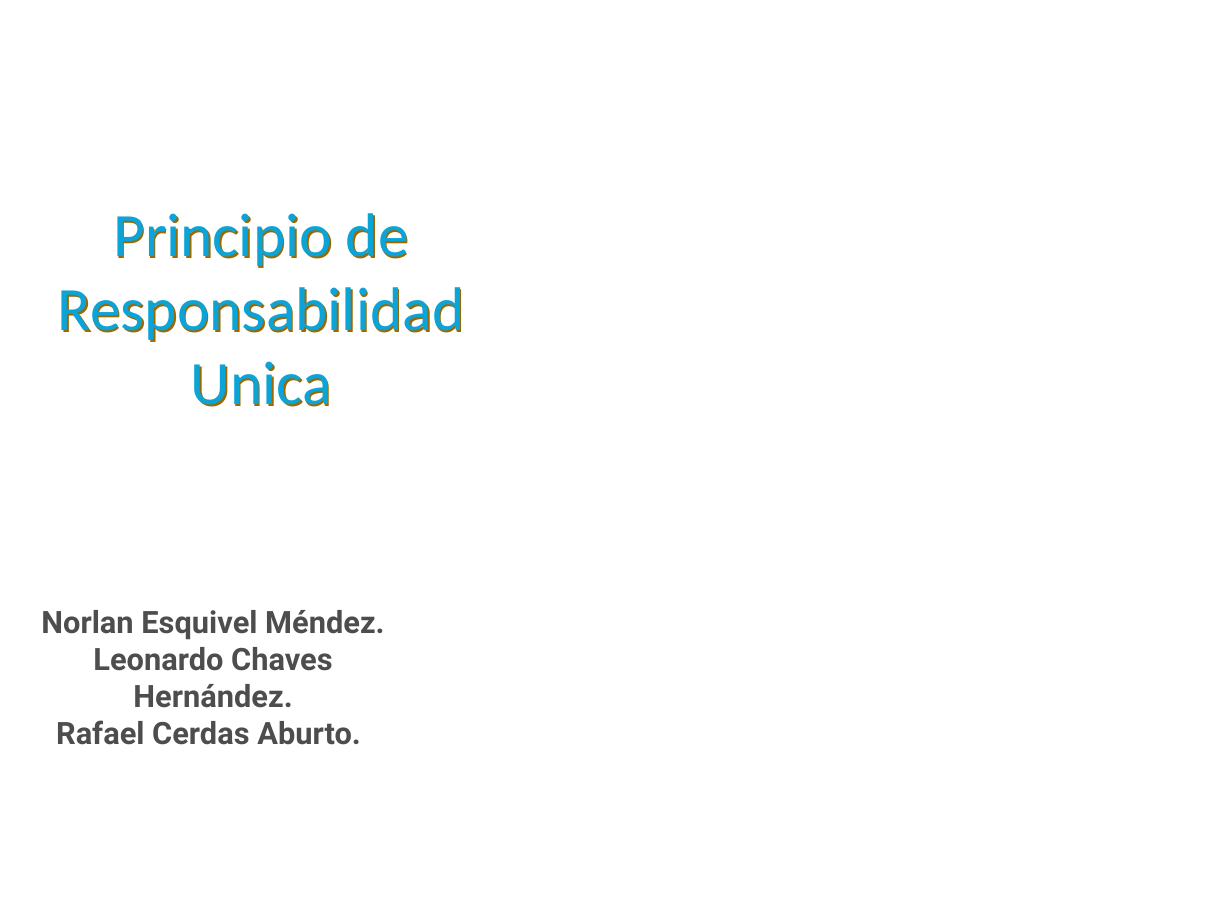
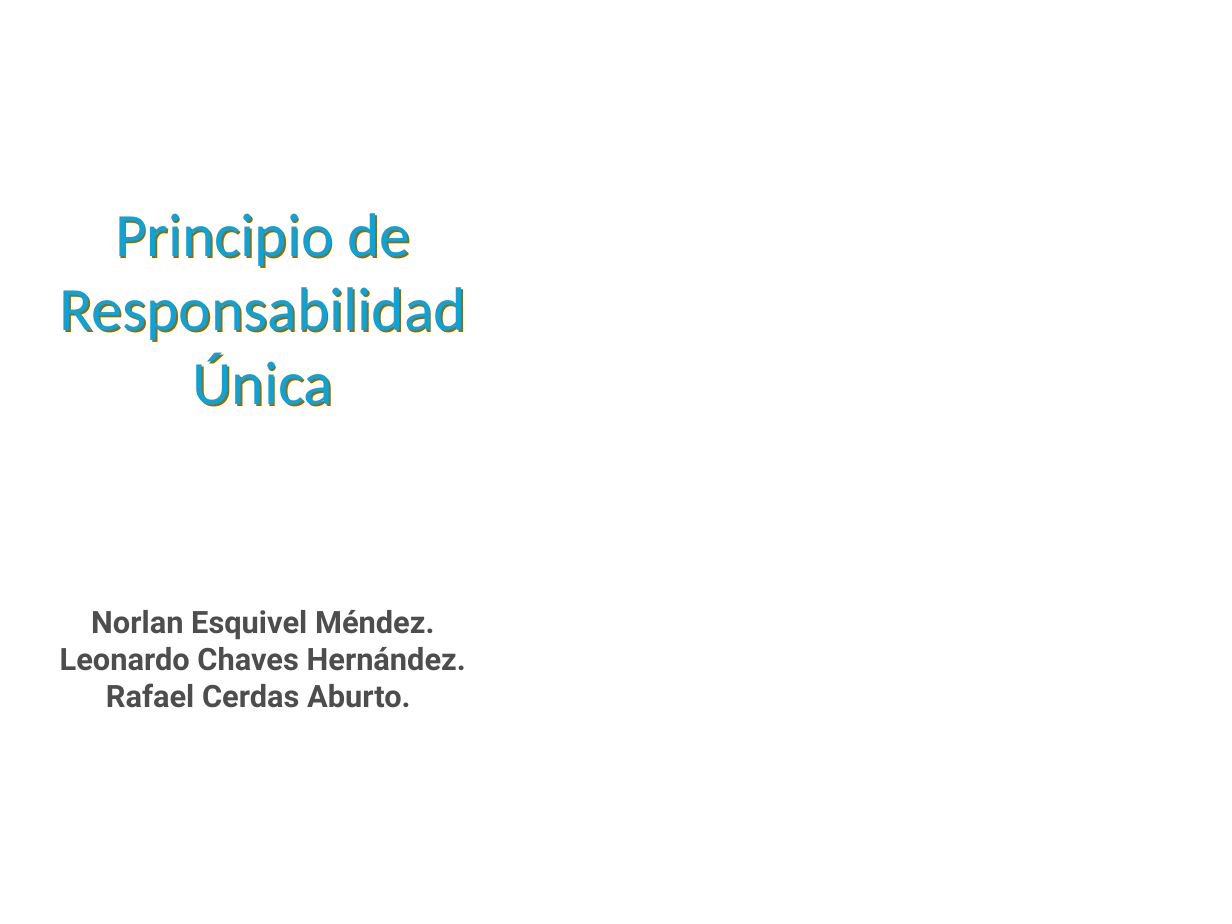
Before and after one commit to Ponchiux0710/investigation-bravo, a slide deck: slide 1 of Documents/Presentacion Responsabilidad Unica Grupo Bravo.pptx. Drawn at 1232x924 pixels with LibreOffice and Linux fonts; fonts in the diff are those of the drawing; background and template pictures are left out. Boxes give left, top, right and bottom in pixels: in the first picture for what was removed or moved away, otherwise in the second. Text is boxed around its words. In the diff, an @@ line names an element or a change of style, - is before the commit and + after.

Commit message:
Last changes PPTX

```diff
--- a/Documents/Presentacion Responsabilidad Unica Grupo Bravo.pptx
+++ b/Documents/Presentacion Responsabilidad Unica Grupo Bravo.pptx
@@ title at bbox=[60, 213, 467, 407]: text changed @@
-Principio de Responsabilidad Unica
+Principio de Responsabilidad Única
@@ text "Norlan Esquivel Méndez." rewrapped from bbox=[41, 610, 384, 745] to bbox=[60, 610, 466, 708] @@
```
Also in this commit, not shown: 7 other slides changed.
